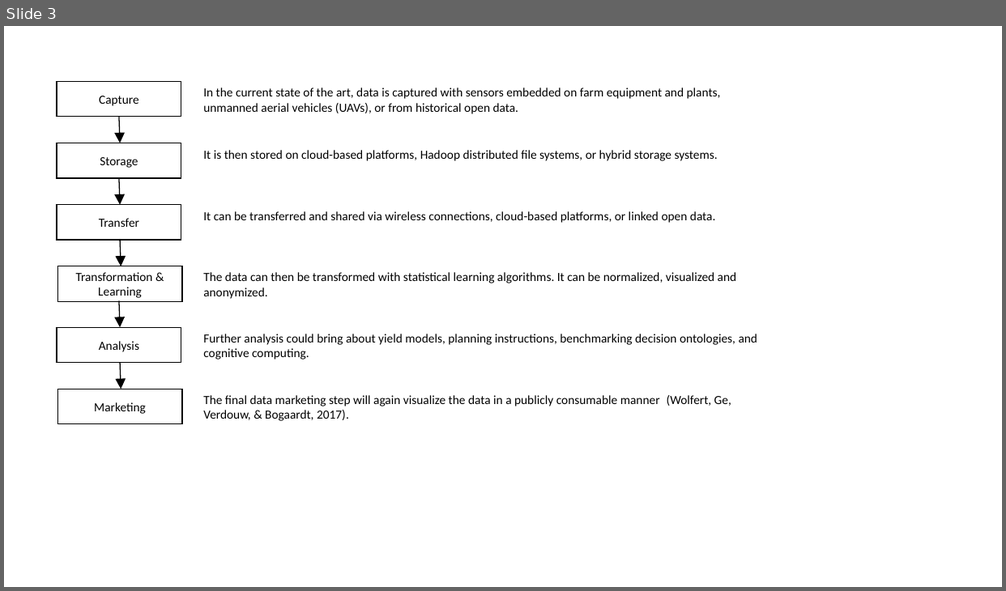
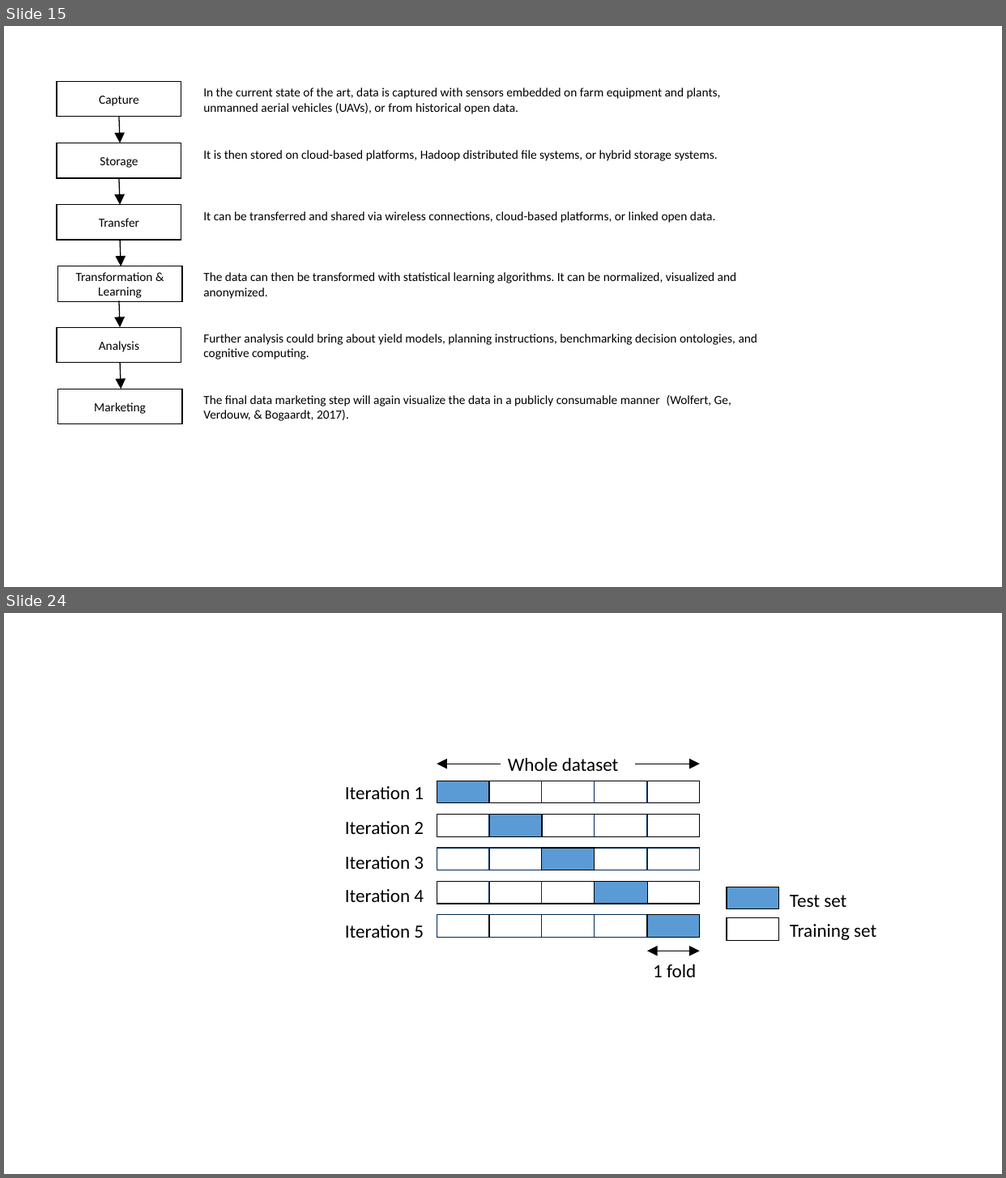
Before and after one commit to elliewhite-usgs/phd-predicting-unguaged-basins, a slide deck: presentation/slides/some graphs.pptx. Shown one above the other, each under a label of ours: slide 3 before the commit, slides 15 and 24 after it; the slides between them are not shown. The pictures are 1006x591 and 1006x1178 pixels, drawn with LibreOffice and Linux fonts; fonts in the diff are those of the drawing. Boxes give left, top, right and bottom in pixels: in the first picture for what was removed or moved away, otherwise in the second. Text is boxed around its words. In the diff, an @@ line names an element or a change of style, - is before the commit and + after.

```diff
--- a/presentation/slides/some graphs.pptx
+++ b/presentation/slides/some graphs.pptx
@@ slide 24 added at [4, 613, 1002, 1174], background #FFFFFF @@
@@ group added at [345, 758, 876, 977]: 20 lines, 12 rectangles, 9 texts, 2 arrows, 1 double arrow @@
+Test set
+Training set
+Whole dataset
+1 fold
+Iteration 1
+Iteration 2
+Iteration 3
+Iteration 4
+Iteration 5
@@ what was slide 3 is now slide 15 @@
```
Also in this commit, not shown: 6 slides changed, 16 other slides added, 4 other files.
